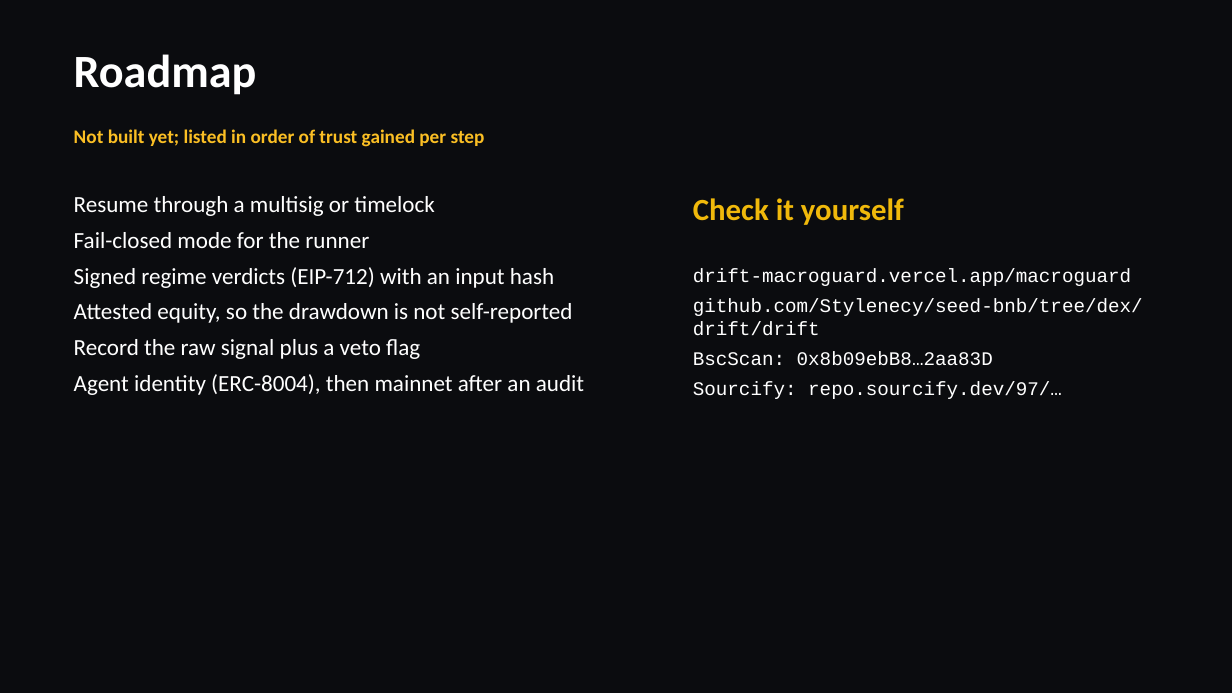
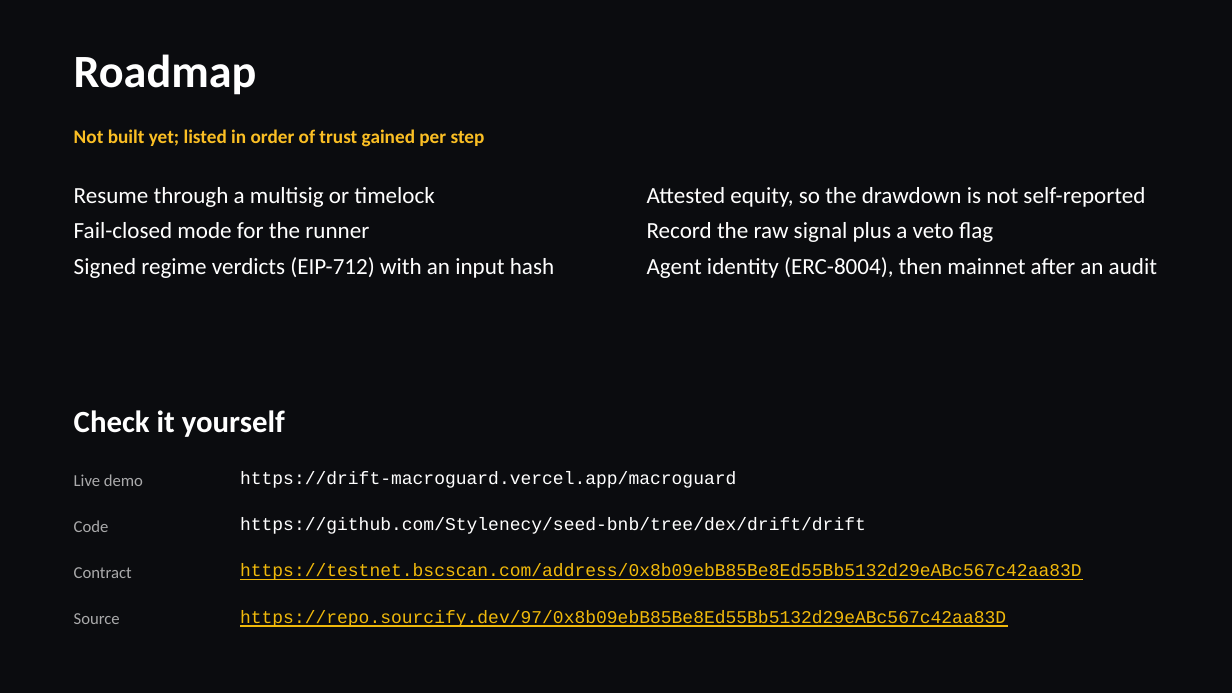
Before and after one commit to Stylenecy/seed-bnb, a slide deck: slide 10 of drift/docs/submission/DRIFT-pitch.pptx. Drawn at 1232x693 pixels with LibreOffice and Linux fonts; fonts in the diff are those of the drawing. Boxes give left, top, right and bottom in pixels: in the first picture for what was removed or moved away, otherwise in the second. Text is boxed around its words. In the diff, an @@ line names an element or a change of style, - is before the commit and + after.

Commit message:
docs(drift): deck sets machine text in mono and links the on-chain sources
box() now sets every backticked span as a mono run, used for
MacroGuard.allowed(signal), recordDecision(...), block 134,042,283,
gas figures, chain IDs and commit 52671ce. Slide 10's "Check it
yourself" heading is white; the BscScan and Sourcify rows are full,
clickable URLs in gold mono (the theme's link colour is gold, since
PowerPoint draws links in it). The panel screenshot on slide 5 is
cropped to the panel, and docProps/app.xml now describes this deck
(widescreen, 10 slides) instead of the template. PDF rebuilt.

```diff
--- a/drift/docs/submission/DRIFT-pitch.pptx
+++ b/drift/docs/submission/DRIFT-pitch.pptx
@@ text "Resume through a multisig or ...": place and size @@
-text "Resume through a multisig or ..." at [74,196,584,395]
+text "Resume through a multisig or ..." at [74,187,554,278]
@@ text added at [647,187,1157,278], 18 pt, text #FFFFFF @@
+Attested equity, so the drawdown is not self-reported
+Record the raw signal plus a veto flag
+Agent identity (ERC-8004), then mainnet after an audit
@@ text at [74,303,584,395]: paragraphs removed @@
-Attested equity, so the drawdown is not self-reported
-Record the raw signal plus a veto flag
-Agent identity (ERC-8004), then mainnet after an audit
@@ text "Check it yourself": place and size @@
-text "Check it yourself" at [693,198,904,225]
+text "Check it yourself" at [74,410,285,437]
@@ text "Check it yourself" at [74,410,285,437]: text colour #F0B90B to #FFFFFF @@
@@ text added at [74,474,143,486], 13 pt, text #AAAAAB @@
+Live demo
@@ text added at [240,472,736,488], 14 pt, text #FFFFFF @@
+https://drift-macroguard.vercel.app/macroguard
@@ text added at [74,520,109,532], 13 pt, text #AAAAAB @@
+Code
@@ text at [240,518,866,534]: text changed; size 15 to 14 pt @@
-drift-macroguard.vercel.app/macroguard
-github.com/Stylenecy/seed-bnb/tree/dex/drift/drift
-BscScan: 0x8b09ebB8…2aa83D
-Sourcify: repo.sourcify.dev/97/…
+https://github.com/Stylenecy/seed-bnb/tree/dex/drift/drift
@@ text added at [74,567,132,578], 13 pt, text #AAAAAB @@
+Contract
@@ text added at [240,564,1082,580], 14 pt, text #F0B90B, underline @@
+https://testnet.bscscan.com/address/0x8b09ebB85Be8Ed55Bb5132d29eABc567c42aa83D
@@ text added at [74,613,120,624], 13 pt, text #AAAAAB @@
+Source
@@ text added at [240,610,1006,627], 14 pt, text #F0B90B, underline @@
+https://repo.sourcify.dev/97/0x8b09ebB85Be8Ed55Bb5132d29eABc567c42aa83D
```
Also in this commit, not shown: 6 other slides changed, 2 other files.
